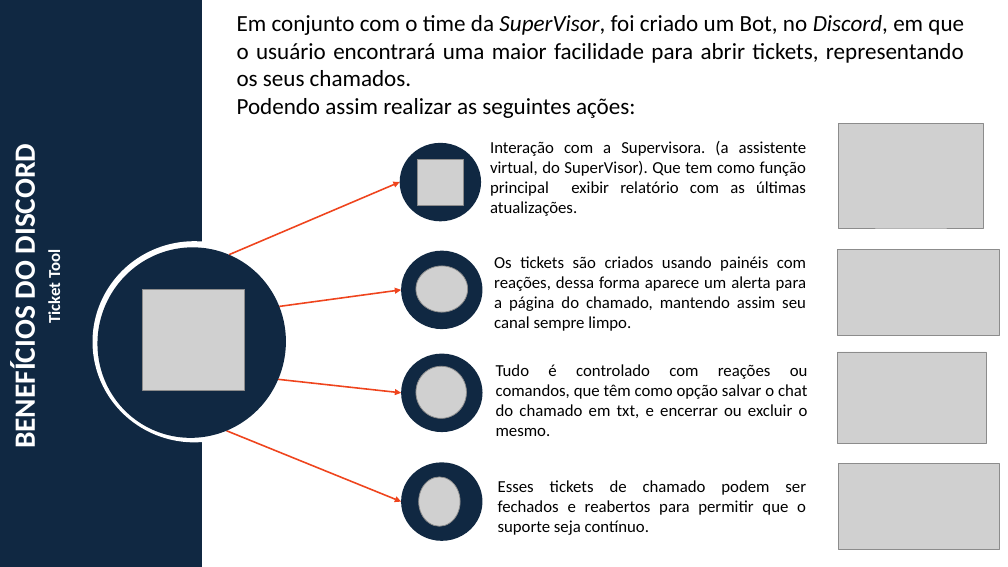
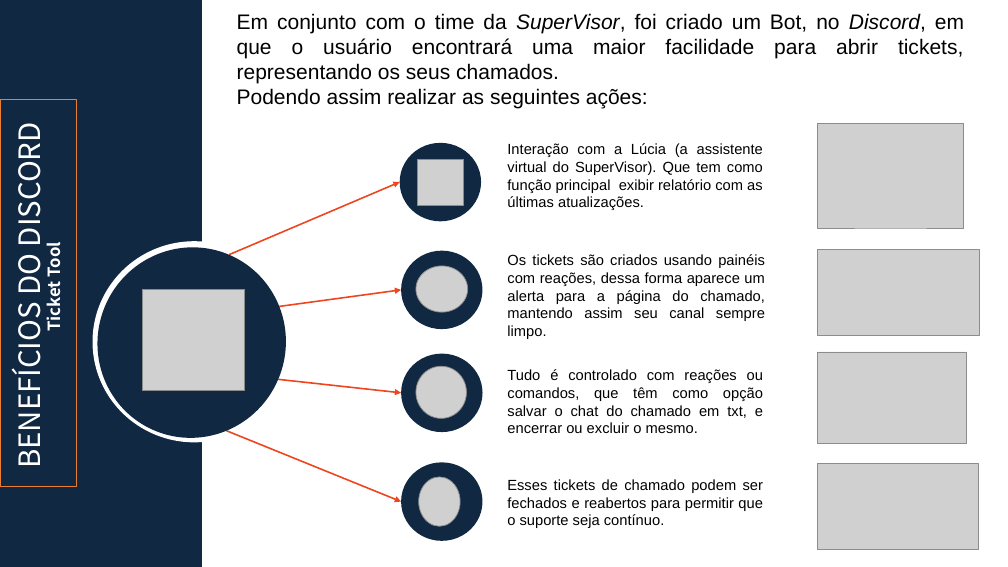
Before and after one commit to BandTec/grupo-05-adsa-20201, a slide deck: slide 11 of Supervisor 3.pptx (slide 8 before the commit). Drawn at 1008x567 pixels with LibreOffice and Linux fonts; fonts in the diff are those of the drawing; grey boxes stand for pictures. Boxes give left, top, right and bottom in pixels: in the first picture for what was removed or moved away, otherwise in the second. Text is boxed around its words. In the diff, an @@ line names an element or a change of style, - is before the commit and + after.

Commit message:
apresentação

```diff
--- a/Supervisor 3.pptx
+++ b/Supervisor 3.pptx
@@ text "Em conjunto com o time ..." at bbox=[237, 13, 964, 109]: size 22 to 20 pt, font Calibri to Arial @@
@@ rectangle added at bbox=[0, 100, 77, 487], outline #ED7D31 0.75 pt @@
@@ text "BENEFÍCIOS DO DISCORD": place and size @@
-text "BENEFÍCIOS DO DISCORD" at bbox=[7, 155, 43, 445]
+text "BENEFÍCIOS DO DISCORD" at bbox=[6, 134, 49, 464]
@@ text "BENEFÍCIOS DO DISCORD" at bbox=[6, 134, 49, 464]: font Calibri to Noto Sans CJK KR, bold off @@
@@ text at bbox=[507, 143, 763, 210]: text changed; size 16 to 14 pt; font Calibri to Arial @@
-Interação com a Supervisora. (a assistente virtual, do SuperVisor). Que tem como função principal exibir relatório com as últimas atualizações.
+Interação com a Lúcia (a assistente virtual do SuperVisor). Que tem como função principal exibir relatório com as últimas atualizações.
@@ 4 pictures: place and size @@
-4 pictures at bbox=[838, 124, 1000, 550]
+4 pictures at bbox=[818, 124, 979, 550]
@@ text "Ticket Tool" at bbox=[41, 245, 65, 331]: font Calibri to Noto Sans CJK KR @@
@@ text "Os tickets são criados usando ...": place and size @@
-text "Os tickets são criados usando ..." at bbox=[494, 256, 806, 331]
+text "Os tickets são criados usando ..." at bbox=[507, 254, 765, 339]
@@ size 16 to 14 pt, font Calibri to Arial in 3 elements at bbox=[507, 254, 765, 339], bbox=[507, 479, 763, 528], bbox=[507, 369, 763, 433] @@
@@ text "Tudo é controlado com reações ...": place and size @@
-text "Tudo é controlado com reações ..." at bbox=[496, 364, 808, 436]
+text "Tudo é controlado com reações ..." at bbox=[507, 369, 763, 433]
@@ text "Esses tickets de chamado podem ...": place and size @@
-text "Esses tickets de chamado podem ..." at bbox=[498, 480, 806, 535]
+text "Esses tickets de chamado podem ..." at bbox=[507, 479, 763, 528]
```
Also in this commit, not shown: 14 other slides changed.
